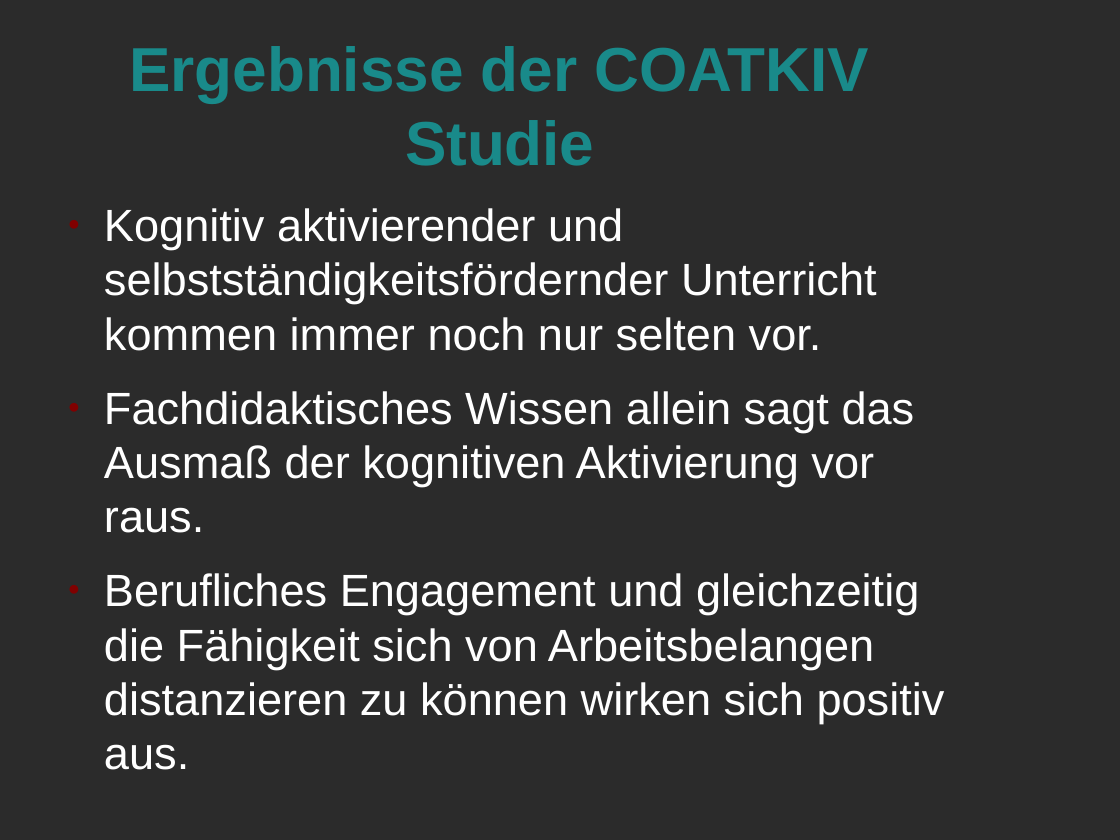
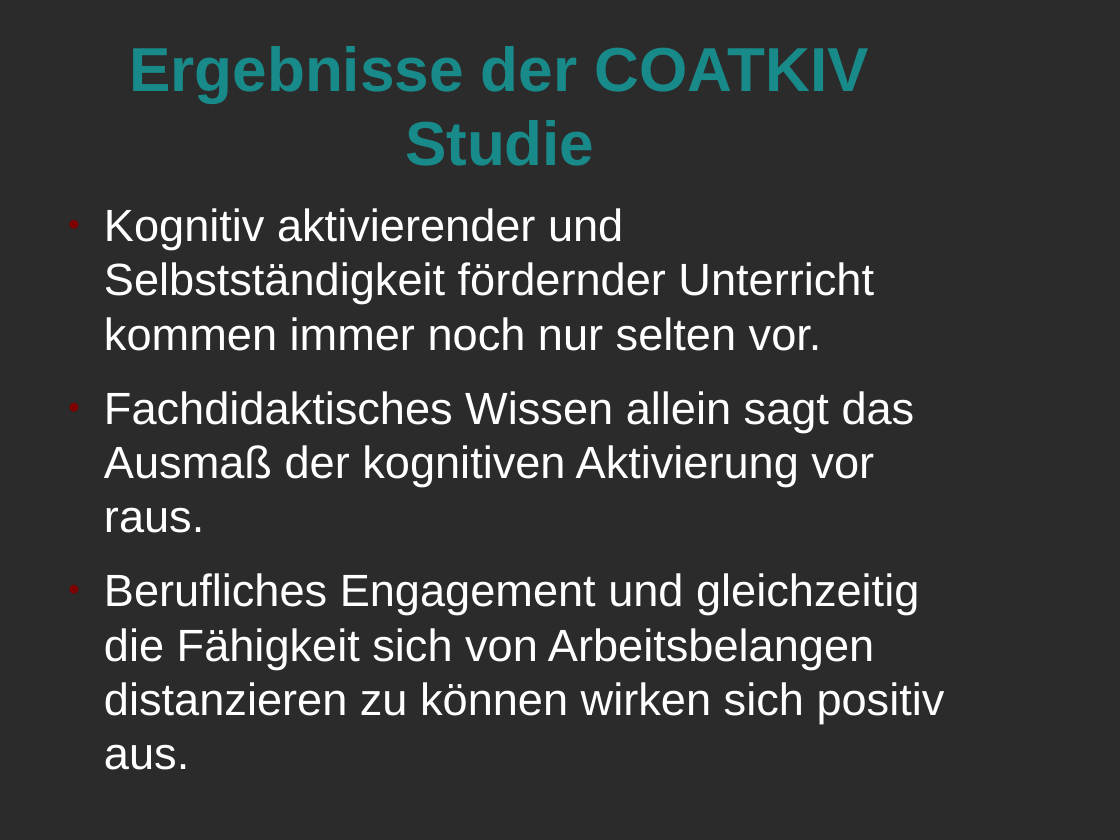
Before and after one commit to LorenzMueller/SS19, a slide deck: slide 9 of Mathe Didaktik/Präsentation.odp (slide 7 before the commit). Drawn at 1120x840 pixels with LibreOffice and Linux fonts; fonts in the diff are those of the drawing; background and template pictures are left out; a plain dark background stands for a picture behind light text. Boxes give left, top, right and bottom in pixels: in the first picture for what was removed or moved away, otherwise in the second. Text is boxed around its words. In the diff, an @@ line names an element or a change of style, - is before the commit and + after.

```diff
--- a/Mathe Didaktik/Präsentation.odp
+++ b/Mathe Didaktik/Präsentation.odp
@@ text at <box>104,208,874,351</box>: text changed @@
-● Kognitiv aktivierender und selbstständigkeitsfördernder Unterricht kommen immer noch nur selten vor.
+● Kognitiv aktivierender und Selbstständigkeit fördernder Unterricht kommen immer noch nur selten vor.
```
Also in this commit, not shown: 3 other slides changed, 5 slides added, 2 other files.
